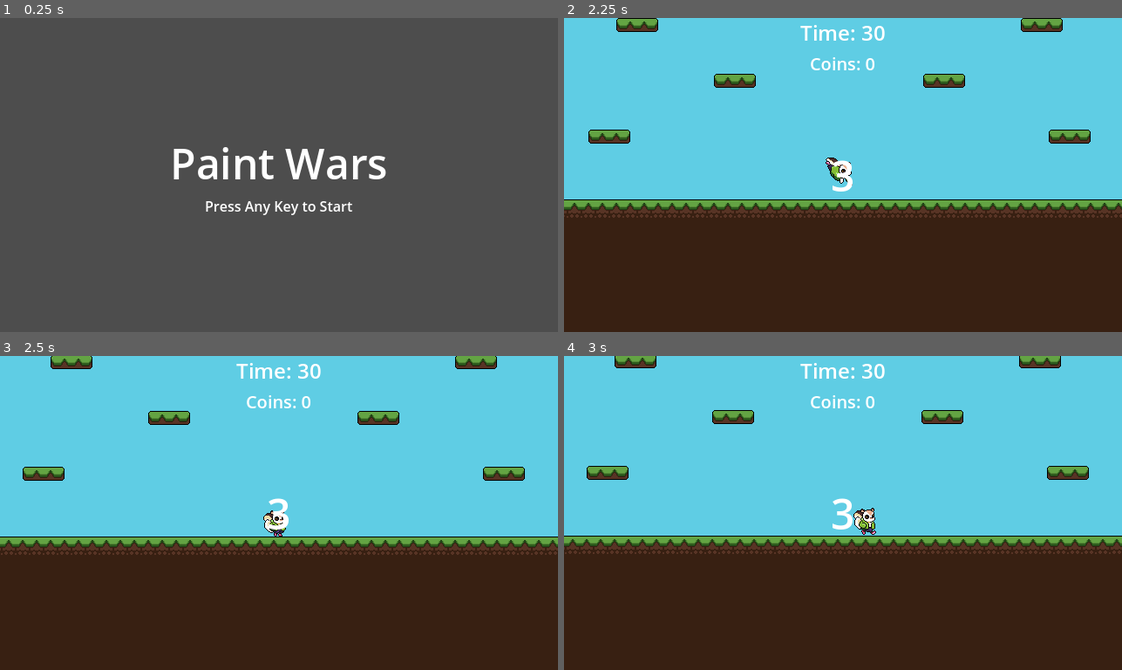
Above: before the commit, frames 1-4 (two rows, left to right).
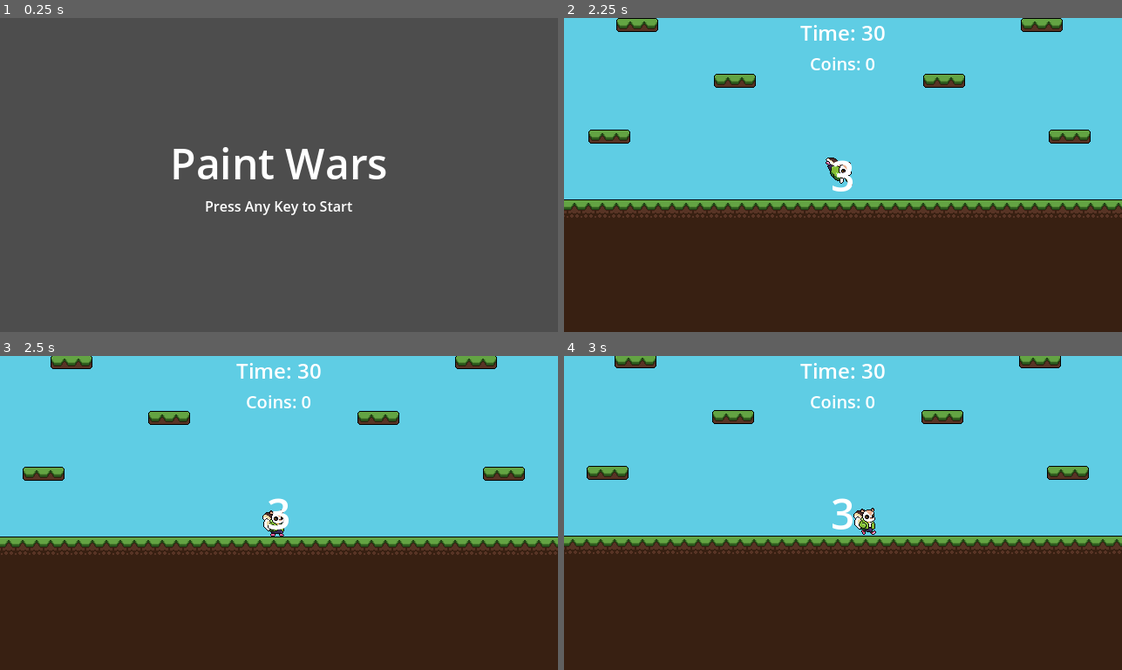
Above: after the commit, the same moments.

Repository: Makerspace-Durham/paint-wars
Game: Godot game, scene res://Scenes/UI/TitleScreen/title_screen.tscn
Same seed, same stepped clock (60 frames per second), same inputs: the game is played once before the commit and once after it.
Inputs (mouse positions are in pixels of both pictures, inside the frame that each line leads up to):
- Up to frame 1 (0.25 s): no input
- Up to frame 2 (2.25 s): tap Enter at 0.5 s; move the mouse to (965, 159) at 0.52 s; hold D (move_right) 0.53-1.25 s; tap E (spray) at 0.6 s; click (965, 159) at 0.67 s; tap Space (jump) at 0.77 s; click "Time Attack" at 1.25 s; click "Start" at 2 s
- Up to frame 3 (2.5 s): no input
- Up to frame 4 (3 s): move the mouse to (731, 528) at 2.77 s; hold D (move_right) from 2.78 s (still down); tap R (run) at 2.85 s

Frames 1-2 are identical in both runs. In frame 3, 0.1% of the frame differs, in the area x 47-52%, y 48-58%; in frame 4, nothing differs.

Commit message:
Minor map fix and character sprites update

Diff:
--- a/Scenes/Player/player.tscn
+++ b/Scenes/Player/player.tscn
@@ -1,7 +1,40 @@
-[gd_scene load_steps=28 format=3 uid="uid://dashgvk7hnnew"]
+[gd_scene load_steps=45 format=3 uid="uid://dashgvk7hnnew"]
 
 [ext_resource type="Script" uid="uid://3aif2gfe4kgv" path="res://Scenes/Player/player.gd" id="1_a3d8c"]
 [ext_resource type="Texture2D" uid="uid://jbkn05wrmpp5" path="res://Assets/Characters/Bomber_PLACEHOLDER.png" id="1_uvnfx"]
+[ext_resource type="Texture2D" uid="uid://boltnhxogd1jr" path="res://Assets/Characters/Bomber.png" id="3_xpcdj"]
+
+[sub_resource type="AtlasTexture" id="AtlasTexture_ks1b7"]
+atlas = ExtResource("3_xpcdj")
+region = Rect2(512, 0, 32, 32)
+
+[sub_resource type="AtlasTexture" id="AtlasTexture_rcvs5"]
+atlas = ExtResource("3_xpcdj")
+region = Rect2(544, 0, 32, 32)
+
+[sub_resource type="AtlasTexture" id="AtlasTexture_h8ma5"]
+atlas = ExtResource("3_xpcdj")
+region = Rect2(576, 0, 32, 32)
+
+[sub_resource type="AtlasTexture" id="AtlasTexture_eksi1"]
+atlas = ExtResource("3_xpcdj")
+region = Rect2(608, 0, 32, 32)
+
+[sub_resource type="AtlasTexture" id="AtlasTexture_jincj"]
+atlas = ExtResource("3_xpcdj")
+region = Rect2(640, 0, 32, 32)
+
+[sub_resource type="AtlasTexture" id="AtlasTexture_rqdc0"]
+atlas = ExtResource("3_xpcdj")
+region = Rect2(672, 0, 32, 32)
+
+[sub_resource type="AtlasTexture" id="AtlasTexture_qr1w5"]
+atlas = ExtResource("3_xpcdj")
+region = Rect2(704, 0, 32, 32)
+
+[sub_resource type="AtlasTexture" id="AtlasTexture_ythyg"]
+atlas = ExtResource("3_xpcdj")
+region = Rect2(736, 0, 32, 32)
 
 [sub_resource type="AtlasTexture" id="AtlasTexture_uvnfx"]
 atlas = ExtResource("1_uvnfx")
@@ -27,13 +60,33 @@
 atlas = ExtResource("1_uvnfx")
 region = Rect2(448, 0, 32, 32)
 
-[sub_resource type="AtlasTexture" id="AtlasTexture_ks1b7"]
-atlas = ExtResource("1_uvnfx")
-region = Rect2(128, 0, 32, 32)
-
-[sub_resource type="AtlasTexture" id="AtlasTexture_a3d8c"]
-atlas = ExtResource("1_uvnfx")
-region = Rect2(128, 0, 32, 32)
+[sub_resource type="AtlasTexture" id="AtlasTexture_bmb2s"]
+atlas = ExtResource("3_xpcdj")
+region = Rect2(768, 0, 32, 32)
+
+[sub_resource type="AtlasTexture" id="AtlasTexture_ur3l4"]
+atlas = ExtResource("3_xpcdj")
+region = Rect2(800, 0, 32, 32)
+
+[sub_resource type="AtlasTexture" id="AtlasTexture_2ahak"]
+atlas = ExtResource("3_xpcdj")
+region = Rect2(832, 0, 32, 32)
+
+[sub_resource type="AtlasTexture" id="AtlasTexture_rukb4"]
+atlas = ExtResource("3_xpcdj")
+region = Rect2(864, 0, 32, 32)
+
+[sub_resource type="AtlasTexture" id="AtlasTexture_4no11"]
+atlas = ExtResource("3_xpcdj")
+region = Rect2(896, 0, 32, 32)
+
+[sub_resource type="AtlasTexture" id="AtlasTexture_fcwna"]
+atlas = ExtResource("3_xpcdj")
+region = Rect2(512, 0, 32, 32)
+
+[sub_resource type="AtlasTexture" id="AtlasTexture_1agin"]
+atlas = ExtResource("3_xpcdj")
+region = Rect2(544, 0, 32, 32)
 
 [sub_resource type="AtlasTexture" id="AtlasTexture_oikmp"]
 atlas = ExtResource("1_uvnfx")
@@ -56,8 +109,20 @@
 region = Rect2(256, 0, 32, 32)
 
 [sub_resource type="AtlasTexture" id="AtlasTexture_hnuln"]
-atlas = ExtResource("1_uvnfx")
-region = Rect2(128, 0, 32, 32)
+atlas = ExtResource("3_xpcdj")
+region = Rect2(992, 0, 32, 32)
+
+[sub_resource type="AtlasTexture" id="AtlasTexture_aqm4k"]
+atlas = ExtResource("3_xpcdj")
+region = Rect2(1024, 0, 32, 32)
+
+[sub_resource type="AtlasTexture" id="AtlasTexture_2jnj1"]
+atlas = ExtResource("3_xpcdj")
+region = Rect2(928, 0, 32, 32)
+
+[sub_resource type="AtlasTexture" id="AtlasTexture_enij7"]
+atlas = ExtResource("3_xpcdj")
+region = Rect2(960, 0, 32, 32)
 
 [sub_resource type="AtlasTexture" id="AtlasTexture_xpcdj"]
 atlas = ExtResource("1_uvnfx")
@@ -77,6 +142,35 @@
 
 [sub_resource type="SpriteFrames" id="SpriteFrames_0u5uq"]
 animations = [{
+"frames": [{
+"duration": 1.0,
+"texture": SubResource("AtlasTexture_ks1b7")
+}, {
+"duration": 1.0,
+"texture": SubResource("AtlasTexture_rcvs5")
+}, {
+"duration": 1.0,
+"texture": SubResource("AtlasTexture_h8ma5")
+}, {
+"duration": 1.0,
+"texture": SubResource("AtlasTexture_eksi1")
+}, {
+"duration": 1.0,
+"texture": SubResource("AtlasTexture_jincj")
+}, {
+"duration": 1.0,
+"texture": SubResource("AtlasTexture_rqdc0")
+}, {
+"duration": 1.0,
+"texture": SubResource("AtlasTexture_qr1w5")
+}, {
+"duration": 1.0,
+"texture": SubResource("AtlasTexture_ythyg")
+}],
+"loop": false,
+"name": &"emote",
+"speed": 5.0
+}, {
 "frames": [{
 "duration": 1.0,
 "texture": SubResource("AtlasTexture_uvnfx")
@@ -107,7 +201,19 @@
 }, {
 "frames": [{
 "duration": 1.0,
-"texture": SubResource("AtlasTexture_ks1b7")
+"texture": SubResource("AtlasTexture_bmb2s")
+}, {
+"duration": 1.0,
+"texture": SubResource("AtlasTexture_ur3l4")
+}, {
+"duration": 1.0,
+"texture": SubResource("AtlasTexture_2ahak")
+}, {
+"duration": 1.0,
+"texture": SubResource("AtlasTexture_rukb4")
+}, {
+"duration": 1.0,
+"texture": SubResource("AtlasTexture_4no11")
 }],
 "loop": false,
 "name": &"hurt",
@@ -115,11 +221,14 @@
 }, {
 "frames": [{
 "duration": 1.0,
-"texture": SubResource("AtlasTexture_a3d8c")
+"texture": SubResource("AtlasTexture_fcwna")
+}, {
+"duration": 1.0,
+"texture": SubResource("AtlasTexture_1agin")
 }],
 "loop": true,
 "name": &"idle",
-"speed": 1.0
+"speed": 4.0
 }, {
 "frames": [{
 "duration": 1.0,
@@ -149,9 +258,23 @@
 "frames": [{
 "duration": 1.0,
 "texture": SubResource("AtlasTexture_hnuln")
-}],
-"loop": false,
+}, {
+"duration": 1.0,
+"texture": SubResource("AtlasTexture_aqm4k")
+}],
+"loop": true,
 "name": &"spray",
+"speed": 5.0
+}, {
+"frames": [{
+"duration": 1.0,
+"texture": SubResource("AtlasTexture_2jnj1")
+}, {
+"duration": 1.0,
+"texture": SubResource("AtlasTexture_enij7")
+}],
+"loop": true,
+"name": &"spray_wall",
 "speed": 5.0
 }, {
 "frames": [{
@@ -240,6 +363,8 @@
 position = Vector2(0, -16)
 sprite_frames = SubResource("SpriteFrames_0u5uq")
 animation = &"spray"
+autoplay = "idle"
+frame_progress = 0.7374982
 
 [node name="CollisionShape2D" type="CollisionShape2D" parent="."]
 position = Vector2(1, -15)
Binary file added: Assets/Characters/Bomber.png
Not shown, added: Assets/Characters/Bomber.png.import
Not shown, changed: Scenes/Game/Maps/conquest_map.tscn
Not shown, added: export_presets.cfg
